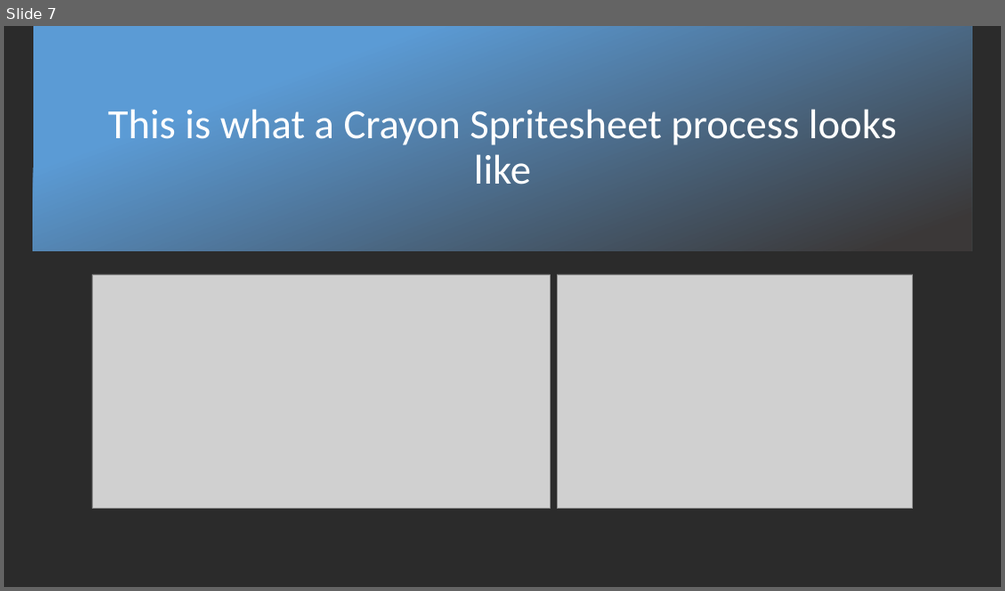
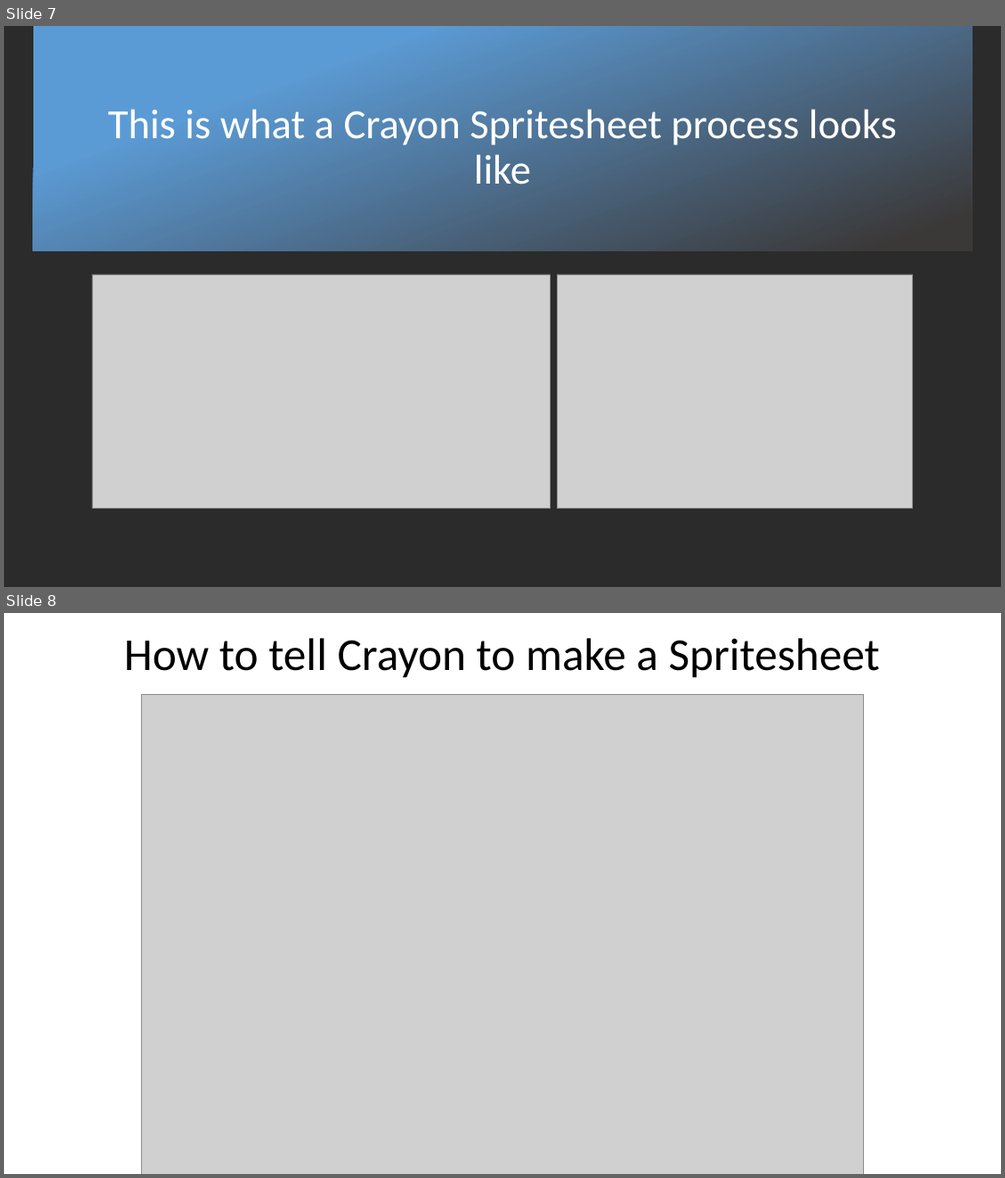
Before and after one commit to Protofall/Crayon-Game-Framework, a slide deck: Documentation/About-DC-and-Crayon.pptx. Shown one above the other, each under a label of ours: slide 7 before the commit, slides 7 and 8 after it. The pictures are 1005x591 and 1005x1178 pixels, drawn with LibreOffice and Linux fonts; fonts in the diff are those of the drawing; grey boxes stand for pictures; background and template pictures are left out; a plain dark background stands for a picture behind light text. Boxes give left, top, right and bottom in pixels: in the first picture for what was removed or moved away, otherwise in the second. Text is boxed around its words. In the diff, an @@ line names an element or a change of style, - is before the commit and + after.

```diff
--- a/Documentation/About-DC-and-Crayon.pptx
+++ b/Documentation/About-DC-and-Crayon.pptx
@@ slide 8 added at (4, 613, 1001, 1174), background #FFFFFF @@
@@ title added at (124, 638, 880, 678), 44 pt, text #000000 @@
+How to tell Crayon to make a Spritesheet
@@ picture added at (141, 695, 863, 1174) @@
```
Also in this commit, not shown: 7 other slides added.
